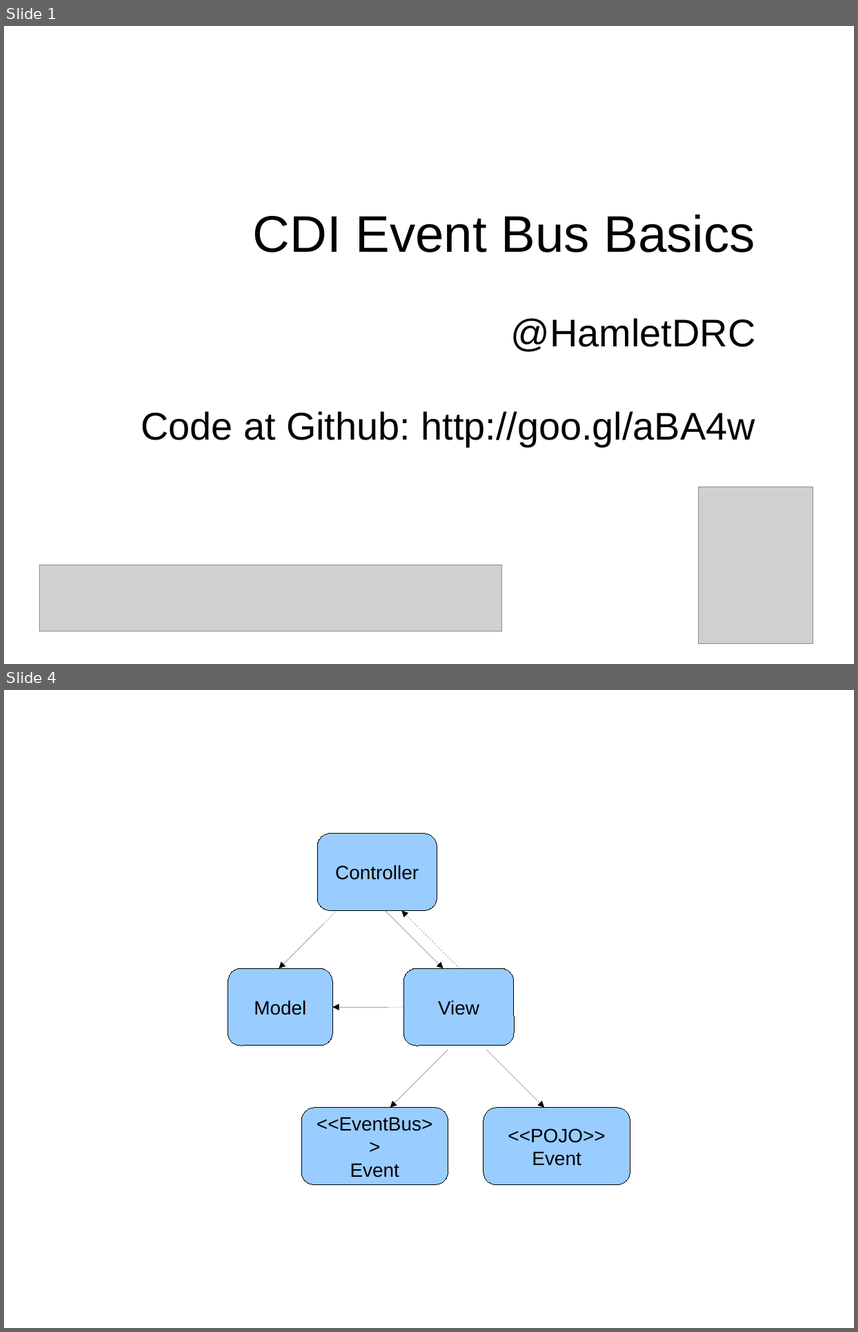
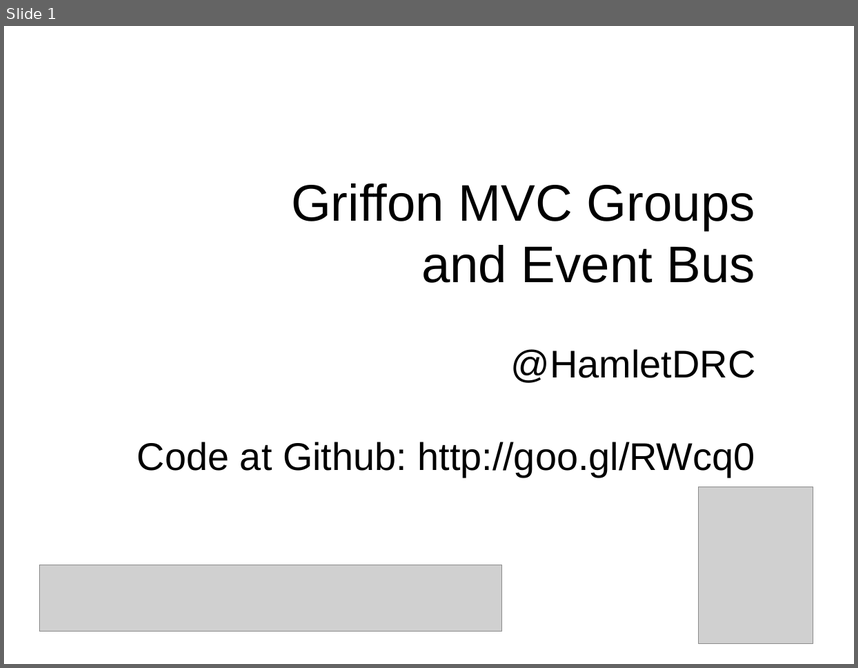
Before and after one commit to HamletDRC/screencasts, a slide deck: griffonevents/slides.odp. Shown one above the other, each under a label of ours: slides 1 and 4 before the commit, slide 1 after it; the slides between them are not shown. The pictures are 858x1332 and 858x668 pixels, drawn with LibreOffice and Linux fonts; fonts in the diff are those of the drawing; grey boxes stand for pictures. Boxes give left, top, right and bottom in pixels: in the first picture for what was removed or moved away, otherwise in the second. Text is boxed around its words. In the diff, an @@ line names an element or a change of style, - is before the commit and + after.

Commit message:
griffon event sample

```diff
--- a/griffonevents/slides.odp
+++ b/griffonevents/slides.odp
@@ slide 4 removed at <box>4,690,854,1328</box>, background #FFFFFF @@
@@ group removed at <box>228,834,631,1185</box>: 6 arrows, 5 rounded rectangles @@
-Model
-View
-Controller
-<<EventBus>>
-Event
-<<POJO>>
-Event
@@ slide 1 changed as well @@
@@ subtitle at <box>291,183,755,283</box>: text changed @@
-CDI Event Bus Basics
+Griffon MVC Groups
+and Event Bus
@@ subtitle at <box>137,441,755,477</box>: text changed @@
-Code at Github: http://goo.gl/aBA4w
+Code at Github: http://goo.gl/RWcq0
```
Also in this commit, not shown: 1 other slide changed, 2 other slides removed, 51 other files.
